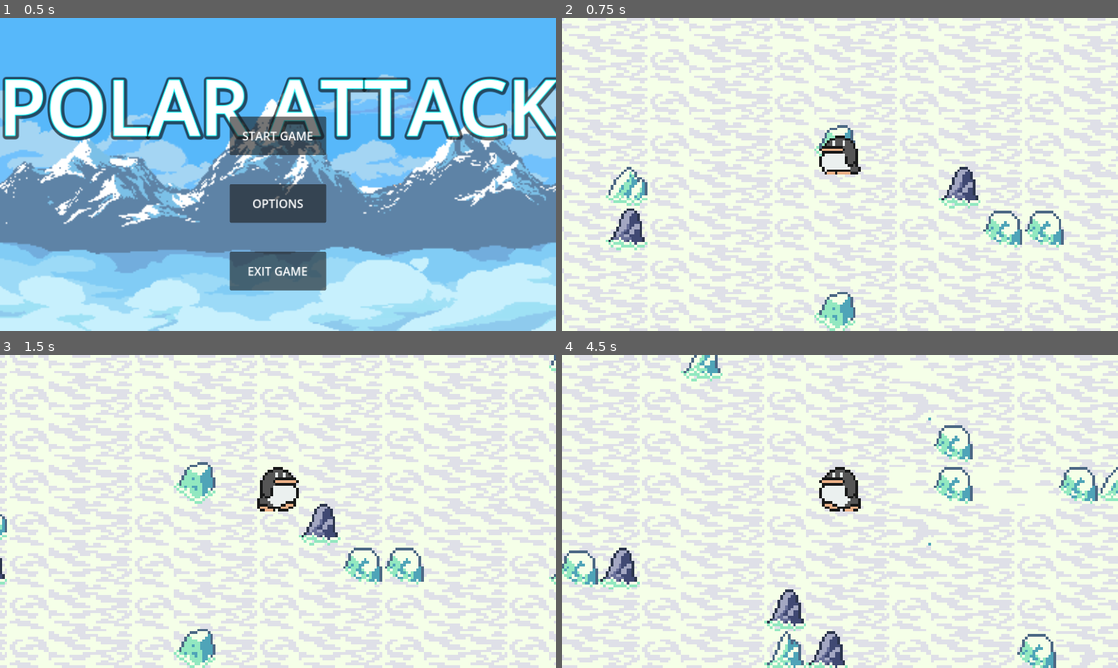
Above: before the commit, frames 1-4 (two rows, left to right).
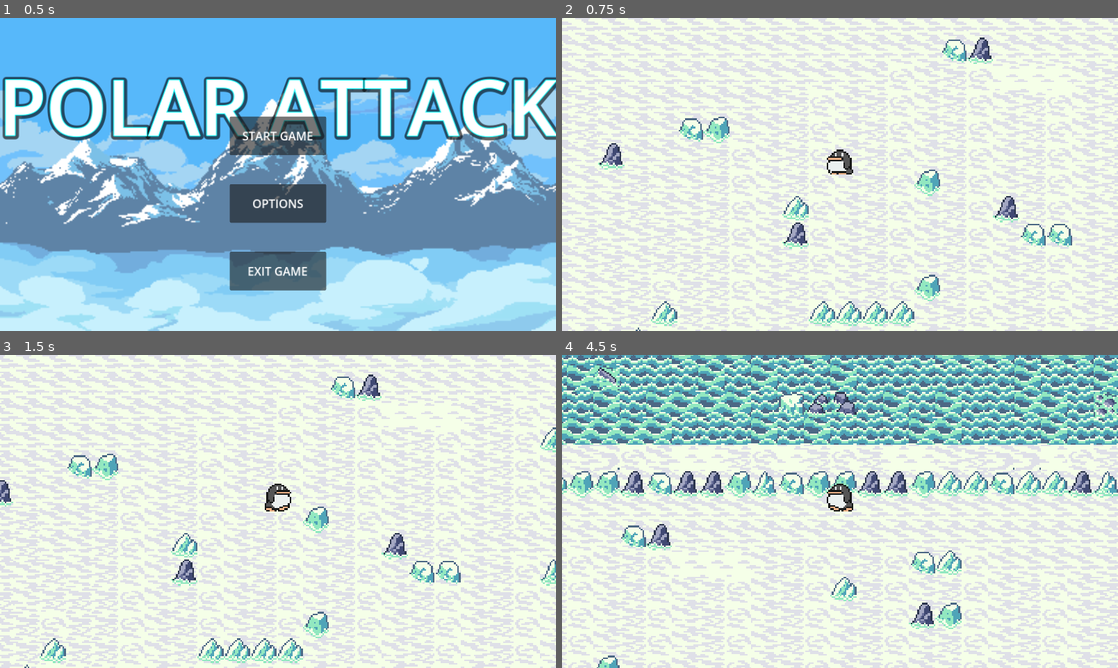
Above: after the commit, the same moments.

Repository: fossaplex/PolarAttack
Game: Godot game, scene res://Scenes/MainMenu/main_menu.tscn
The game is run twice, just before and just after one commit, with the same random seed, the same clock (stepped at 60 frames per second) and the same inputs.
Inputs (mouse positions are in pixels of both pictures, inside the frame that each line leads up to):
- Up to frame 1 (0.5 s): no input
- Up to frame 2 (0.75 s): click "START GAME" at 0.5 s
- Up to frame 3 (1.5 s): tap Enter at 1.25 s; move the mouse to (400, 495) at 1.27 s; hold D (move_right) from 1.28 s (still down); click (400, 495) at 1.35 s
- Up to frame 4 (4.5 s): move the mouse to (728, 527) at 2.02 s; release D (move_right) at 2.03 s; hold S (move_down) 2.03-2.78 s; right-click (728, 527) at 2.1 s; click (728, 527) at 2.17 s; move the mouse to (895, 442) at 2.77 s; hold D (move_right) 2.78-3.53 s; click (895, 442) at 2.85 s; move the mouse to (812, 574) at 3.52 s; hold W (move_up) 3.53-4.28 s; right-click (812, 574) at 3.6 s; click (812, 574) at 3.67 s; move the mouse to (1006, 558) at 4.27 s; hold A (move_left) from 4.28 s (still down); click (1006, 558) at 4.35 s

Frame 1 is identical in both runs. In frame 2, 51% of the frame differs, in the area x 0-100%, y 0-100%; in frame 3, 51%; in frame 4, 64%.
Error before the commit: Invalid operands 'Vector2' and 'Nil' in operator '*'. (res://Scenes/Enemies/Enemy)

Commit message:
LASER BEAM

Diff:
--- /dev/null
+++ b/Scenes/Beam/beam.gd
@@ -0,0 +1,18 @@
+extends Node2D
+
+const MAX_LENGTH = 2000
+
+@onready var beam = $Beam
+@onready var end = $End
+@onready var raycast: RayCast2D = $RayCast2D
+
+func _physics_process(delta):
+	var mouse_position = get_local_mouse_position()
+	var max_cast_to = mouse_position.normalized() * MAX_LENGTH
+	raycast.target_position = max_cast_to
+	if raycast.is_colliding():
+		end.global_position = raycast.get_collision_point()
+	else:
+		end.global_position = raycast.target_position
+	beam.rotation = raycast.target_position.angle()
+	beam.region_rect.end.x = end.position.length()
--- /dev/null
+++ b/Scenes/Beam/beam.tscn
@@ -0,0 +1,54 @@
+[gd_scene load_steps=8 format=3 uid="uid://diy85w135sgrw"]
+
+[ext_resource type="Script" path="res://Scenes/Beam/beam.gd" id="1_8ffcn"]
+[ext_resource type="Texture2D" uid="uid://bl4pfj6lrl0lk" path="res://Graphics/beam/Begin.png" id="1_hhywt"]
+[ext_resource type="Texture2D" uid="uid://bj8ol0k6rlypm" path="res://Graphics/beam/Beam.png" id="2_2s5hh"]
+
+[sub_resource type="CanvasItemMaterial" id="CanvasItemMaterial_2miau"]
+blend_mode = 1
+
+[sub_resource type="Gradient" id="Gradient_02bc6"]
+colors = PackedColorArray(1, 1, 1, 1, 1, 1, 1, 0)
+
+[sub_resource type="GradientTexture1D" id="GradientTexture1D_3dcmm"]
+gradient = SubResource("Gradient_02bc6")
+
+[sub_resource type="ParticleProcessMaterial" id="ParticleProcessMaterial_f7fn1"]
+particle_flag_disable_z = true
+spread = 180.0
+initial_velocity_max = 100.0
+gravity = Vector3(0, 0, 0)
+scale_min = 0.3
+scale_max = 0.3
+color_ramp = SubResource("GradientTexture1D_3dcmm")
+
+[node name="LaserBeam" type="Node2D"]
+modulate = Color(1, 0.67451, 0.560784, 1)
+script = ExtResource("1_8ffcn")
+
+[node name="Begin" type="Sprite2D" parent="."]
+material = SubResource("CanvasItemMaterial_2miau")
+position = Vector2(-4.76837e-07, 4.76837e-07)
+scale = Vector2(0.32, 0.32)
+texture = ExtResource("1_hhywt")
+
+[node name="Beam" type="Sprite2D" parent="."]
+scale = Vector2(1, -0.037)
+texture = ExtResource("2_2s5hh")
+centered = false
+offset = Vector2(0, -12)
+region_enabled = true
+region_rect = Rect2(0, 0, 100, 24)
+
+[node name="End" type="Node2D" parent="."]
+position = Vector2(100, 0)
+
+[node name="GPUParticles2D" type="GPUParticles2D" parent="End"]
+process_material = SubResource("ParticleProcessMaterial_f7fn1")
+texture = ExtResource("1_hhywt")
+lifetime = 0.25
+preprocess = 0.25
+
+[node name="RayCast2D" type="RayCast2D" parent="."]
+target_position = Vector2(100, 0)
+collision_mask = 6
--- a/Scenes/Enemies/Enemy 1/Seal.gd
+++ b/Scenes/Enemies/Enemy 1/Seal.gd
@@ -8,5 +8,6 @@
 	var direction = (target.global_position - global_position)
 	var direction_normalize = direction.normalized()
 	var target_distance = global_position.distance_to(target.global_position)
+
 	velocity = direction_normalize * SPEED if target_distance > 10 else Vector2.ZERO
 	move_and_slide()
--- a/Scenes/Enemies/Enemy 1/Seal.tscn
+++ b/Scenes/Enemies/Enemy 1/Seal.tscn
@@ -12,7 +12,6 @@
 collision_layer = 2
 collision_mask = 7
 script = ExtResource("1_snkuk")
-SPEED = null
 
 [node name="Seal" type="Sprite2D" parent="."]
 position = Vector2(0, -6)
--- a/Scenes/Levels/Level.tscn
+++ b/Scenes/Levels/Level.tscn
@@ -18,10 +18,10 @@
 [node name="Player" parent="." instance=ExtResource("1_siijq")]
 z_index = 1
 y_sort_enabled = true
-position = Vector2(-102, -93)
+position = Vector2(-157, -109)
 
 [node name="Camera2D" type="Camera2D" parent="Player"]
-zoom = Vector2(5.395, 5.395)
+zoom = Vector2(3.41, 3.41)
 
 [node name="AudioStreamPlayer" type="AudioStreamPlayer" parent="."]
 stream = ExtResource("3_dm7rh")
--- a/Scenes/Player/Player.gd
+++ b/Scenes/Player/Player.gd
@@ -4,8 +4,10 @@
 
 @onready var ap = $AnimationPlayer
 @onready var sprite = $Sprite2D
+@onready var laserMarker = $LaserMarker2D
+@onready var laser: Node2D = $Beam
 
-func _physics_process(delta):
+func _physics_process(delta: float):
 	var direction = Input.get_vector("move_left", "move_right", "move_up", "move_down")
 	velocity = direction * SPEED
 
@@ -15,6 +17,13 @@
 	move_and_slide()
 	update_animation(direction)
 
+func _input(event):
+	if event is InputEventMouseButton:
+		if event.button_index == MOUSE_BUTTON_LEFT and event.is_pressed():
+			laser.visible = true
+		else:
+			laser.visible = false
+
 func flip_sprite(horizontal_direction: float):
 		if horizontal_direction != 0: sprite.flip_h = horizontal_direction == 1
 
--- a/Scenes/Player/Player.tscn
+++ b/Scenes/Player/Player.tscn
@@ -1,8 +1,9 @@
-[gd_scene load_steps=9 format=3 uid="uid://bw72hruorpjco"]
+[gd_scene load_steps=10 format=3 uid="uid://bw72hruorpjco"]
 
 [ext_resource type="Script" path="res://Scenes/Player/Player.gd" id="1_ty1sm"]
 [ext_resource type="Texture2D" uid="uid://j72r5deby7vj" path="res://Graphics/Spritesheets/Idle.png" id="2_4qb6i"]
 [ext_resource type="Texture2D" uid="uid://43lfb3lyefnb" path="res://Graphics/Spritesheets/Walk.png" id="3_4y3tl"]
+[ext_resource type="PackedScene" uid="uid://diy85w135sgrw" path="res://Scenes/Beam/beam.tscn" id="4_0ti1t"]
 
 [sub_resource type="RectangleShape2D" id="RectangleShape2D_m4cf3"]
 size = Vector2(4.61285, 3.04646)
@@ -203,3 +204,7 @@
 "": SubResource("AnimationLibrary_v8k8q")
 }
 autoplay = "walk"
+
+[node name="Beam" parent="." instance=ExtResource("4_0ti1t")]
+z_index = 1
+position = Vector2(0, -12)
--- a/Scenes/Spawner/Enemy Spawner.tscn
+++ b/Scenes/Spawner/Enemy Spawner.tscn
@@ -7,6 +7,5 @@
 
 [node name="Timer" type="Timer" parent="."]
 wait_time = 1.443
-one_shot = true
 
 [connection signal="timeout" from="Timer" to="." method="_on_timer_timeout"]
Binary file added: Graphics/beam/Beam.png
Not shown, added: Graphics/beam/Beam.png.import
Binary file added: Graphics/beam/Begin.png
Not shown, added: Graphics/beam/Begin.png.import
